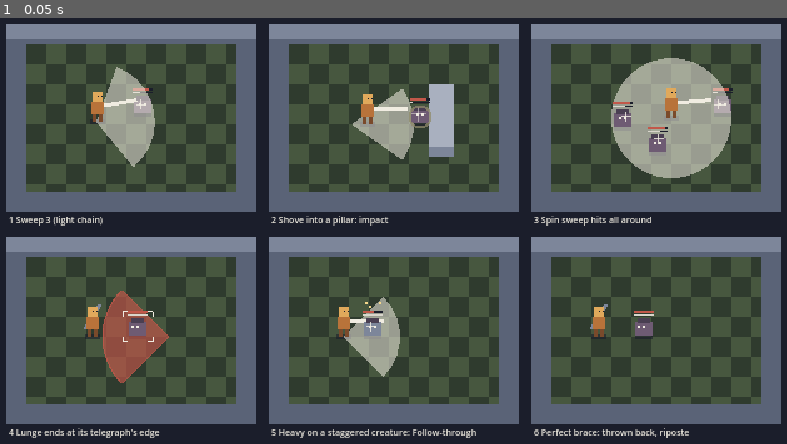
Above: before the commit, frame 1.
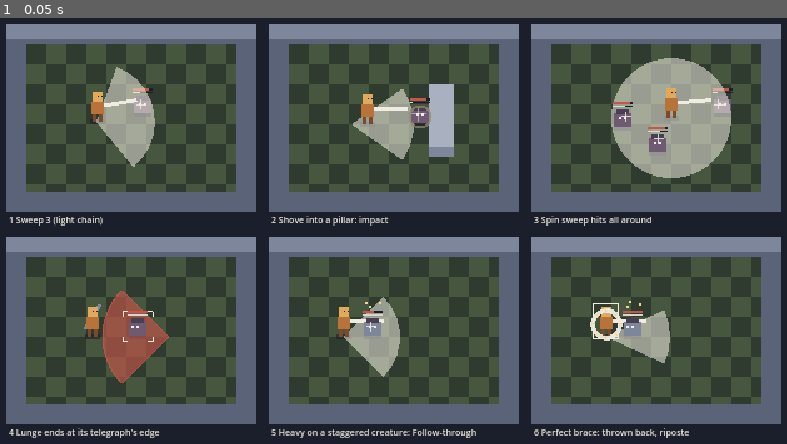
Above: after the commit, the same moment.

Repository: DarioRomano/Moelomol
Game: Godot game, scene res://scenes/showcase/combat_poses.tscn
The game is run twice, just before and just after one commit, with the same random seed, the same clock (stepped at 60 frames per second) and the same inputs. This scene is started directly instead of the project's main scene.
Inputs:
- Up to frame 1 (0.05 s): no input

The runs differ from the first frame. In frame 1, 0.8% of the frame differs, in the area x 74-86%, y 66-81%.

Commit message:
Docs: Siphon, guard and riposte, roll, bow stages; Q29 and Q30 resolved, Q31 Rot options; playtest checklist
Co-Authored-By: Claude Opus 5.5 <noreply@anthropic.com>
Claude-Session: https://claude.ai/code/session_01Rf6x5d4AucXKRgWcVrgSSk

Diff:
--- a/scenes/showcase/combat_poses.gd
+++ b/scenes/showcase/combat_poses.gd
@@ -76,7 +76,7 @@
 ## Brace just before a lunge lands: the hit is negated, the creature is
 ## thrown back staggered, and the riposte is mid-swing.
 func _riposte(sim: CombatSim, effects: Array[Dictionary]) -> void:
-	var c: Fighter = sim.add_creature(Vector2(118, 80))
+	var c: Fighter = sim.add_creature(sim.player.position + Vector2(22, 0))
 	c.ai_enabled = false
 	c.facing = Vector2.LEFT
 	sim.start_attack(c, sim._creature_lunge)
--- a/src/combat/magic.gd
+++ b/src/combat/magic.gd
@@ -256,12 +256,16 @@
 			0.0, 0.0, 0.0, 0.0)
 		hit.hitstop_ms = CombatTuning.HITSTOP_BIG_MS if first and not spent.is_empty() else 0
 		sim._hit(p, c, hit)
+		if first:
+			# Even when the burst kills (as Release did): found in the review
+			# render, where a full-stack beam killed its target and nothing
+			# bloomed.
+			sim.release_combinations(p, c, spent)
 		if not c.is_alive():
 			continue
 		if spent.has(StatusEffects.SMOULDER):
 			sim.apply_effect(c, StatusEffects.SMOULDER, 1)
 		if first:
-			sim.release_combinations(p, c, spent)
 			if int(spent.get(StatusEffects.CHILL, 0)) >= BEAM_FREEZE_CHILL and c.health > 0.0 and not c.is_staggered():
 				sim.events.append({"type": "frozen", "fighter": c, "position": c.position})
 				sim.stagger(c, StatusEffects.FROZEN_MS)
--- a/tests/unit/test_combat_magic.gd
+++ b/tests/unit/test_combat_magic.gd
@@ -416,6 +416,18 @@
 	assert_eq(sim.creatures[2].effects.count(R), 0, "not to a distant creature")
 
 
+func test_the_combinations_bloom_even_when_the_burst_kills() -> void:
+	var sim: CombatSim = _field([Vector2(125, 150), Vector2(160, 170)])
+	var c: Fighter = sim.creatures[0]
+	sim.apply_effect(c, S, 3)
+	sim.apply_effect(c, R, 3)
+	c.health = 10.0
+	var seen: Array[Dictionary] = _siphon(sim, 2)
+	assert_false(c.is_alive(), "the burst killed it")
+	assert_eq(_count(seen, "blight_bloom"), 1, "Blight bloom all the same")
+	assert_eq(sim.creatures[1].effects.count(R), Magic.BLIGHT_ROT_STACKS, "Rot spreads to the neighbour")
+
+
 func test_chill_and_rot_make_the_target_brittle() -> void:
 	var sim: CombatSim = _field([Vector2(125, 150)])
 	sim.apply_effect(sim.creatures[0], C, 1)
Not shown, changed: CLAUDE.md
Not shown, changed: docs/architecture.md
Not shown, changed: docs/design/combat.md
Not shown, changed: docs/design/open-questions.md
Not shown, added: docs/playtests/2026-10-10-combat-feedback-round-two.md
Not shown, added: docs/progress/2026-10-10-combat-feedback-round-two.md
Not shown, changed: docs/roadmap.md
